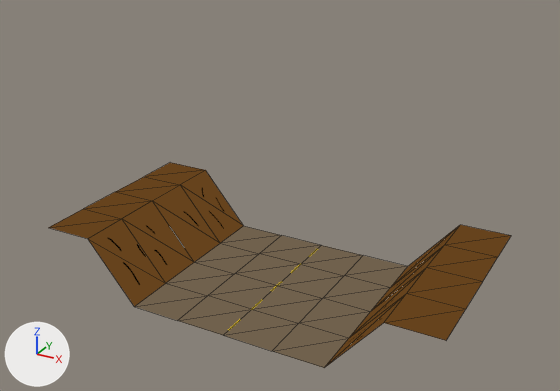
A saved change to the glTF model Assets/Models/Endless Canyon.glb.
Both versions are drawn from a 50 mm camera at (32.7, -58.9, 39.3) aimed at (0.5, -0.4, 10.1). Arrows for +X, +Y and +Z are at lower left; the lights stay in place. Mesh edges are drawn as thin lines. Where no turn or scale is listed for an object, it has been applied to the vertices.

In view in the first picture: 'Dirt', 'Dirt.001', 'Road'.
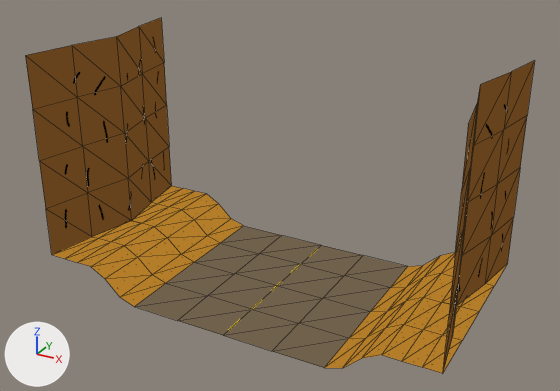
Where the change shows, as pixel boxes (x1, y1, x2, y2) in the pictures (560 x 391 px):
'Cliff', added: after (25, 18, 172, 255)
'Dirt.001', deleted: before (48, 162, 243, 306)
'Cliff.002', added: after (443, 60, 535, 371)
'Dirt', deleted: before (324, 225, 511, 368)
'Sand', added: after (324, 298, 479, 374)
'Sand.002', added: after (53, 221, 194, 306)
'Sand.003', added: after (132, 186, 243, 262)
'Sand.001', added: after (371, 252, 507, 312)

The change, as a diff of the scene's bpy script:
```diff
--- a/Assets/Models/Endless Canyon.glb.py
+++ b/Assets/Models/Endless Canyon.glb.py
@@ img_cliff_texture @@
+img_cliff_texture = load_image('Cliff_Texture', '_unpacked/Cliff_Texture', 4096, 4096, 'sRGB')
@@ img_sand_texture @@
+img_sand_texture = load_image('Sand_Texture', '_unpacked/Sand_Texture', 2048, 2048, 'sRGB')
@@ mat_cliff_material @@
+mat_cliff_material = bpy.data.materials.new('Cliff_Material')
+# uses the picture img_cliff_texture
@@ mat_sand_material @@
+mat_sand_material = bpy.data.materials.new('Sand_Material')
+# uses the picture img_sand_texture
@@ me_plane_014 @@
+me_plane_014.from_pydata(...)  # 25 vertices, 32 faces; spans x 18.0..20.0, y -10.0..10.0, z 3.0..23.0
+me_plane_014.materials.append(mat_cliff_material)
@@ me_plane_007 @@
+me_plane_007.from_pydata(...)  # 25 vertices, 32 faces; spans x -20.0..-18.0, y -10.0..10.0, z 3.0..23.0
+me_plane_007.materials.append(mat_cliff_material)
@@ me_plane_006 @@
+me_plane_006.from_pydata(...)  # 21 vertices, 24 faces; spans x -20.0..-10.0, y -10.0..0.0, z 0.0..3.0
+me_plane_006.materials.append(mat_sand_material)
@@ me_plane_004 @@
+me_plane_004.from_pydata(...)  # 21 vertices, 24 faces; spans x 10.0..20.0, y 0.0..10.0, z 0.0..3.0
+me_plane_004.materials.append(mat_sand_material)
@@ me_plane_001 @@
+me_plane_001.from_pydata(...)  # 21 vertices, 24 faces; spans x 10.0..20.0, y -10.0..0.0, z 0.0..3.0
+me_plane_001.materials.append(mat_sand_material)
@@ ob_dirt @@
-ob_dirt = bpy.data.objects.new('Dirt', me_plane_002)
-ob_dirt.location = (20.0, 0.0, 0.0)
@@ ob_dirt_001 @@
-ob_dirt_001 = bpy.data.objects.new('Dirt.001', me_plane_003)
-ob_dirt_001.location = (-20.0, 0.0, 0.0)
@@ ob_cliff_002 @@
+ob_cliff_002 = bpy.data.objects.new('Cliff.002', me_plane_014)
+ob_cliff_002.location = (0.0, 0.0, 0.0)
@@ ob_cliff @@
+ob_cliff = bpy.data.objects.new('Cliff', me_plane_007)
+ob_cliff.location = (0.0, 0.0, 0.0)
@@ ob_sand_003 @@
+ob_sand_003 = bpy.data.objects.new('Sand.003', me_plane_006)
+ob_sand_003.location = (0.0, 10.0, 0.0)
@@ ob_sand_002 @@
+ob_sand_002 = bpy.data.objects.new('Sand.002', me_plane_006.copy())
+ob_sand_002.location = (0.0, 0.0, 0.0)
@@ ob_sand_001 @@
+ob_sand_001 = bpy.data.objects.new('Sand.001', me_plane_004)
+ob_sand_001.location = (0.0, 0.0, 0.0)
@@ ob_sand @@
+ob_sand = bpy.data.objects.new('Sand', me_plane_001)
+ob_sand.location = (0.0, 0.0, 0.0)
```
